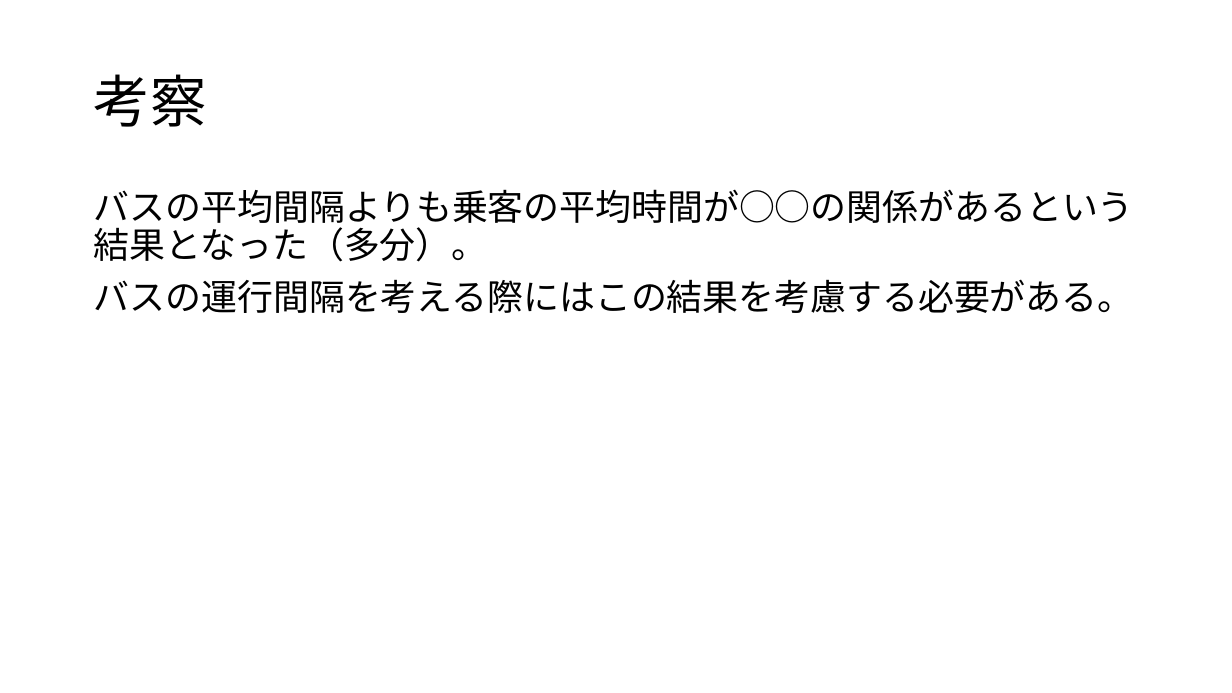
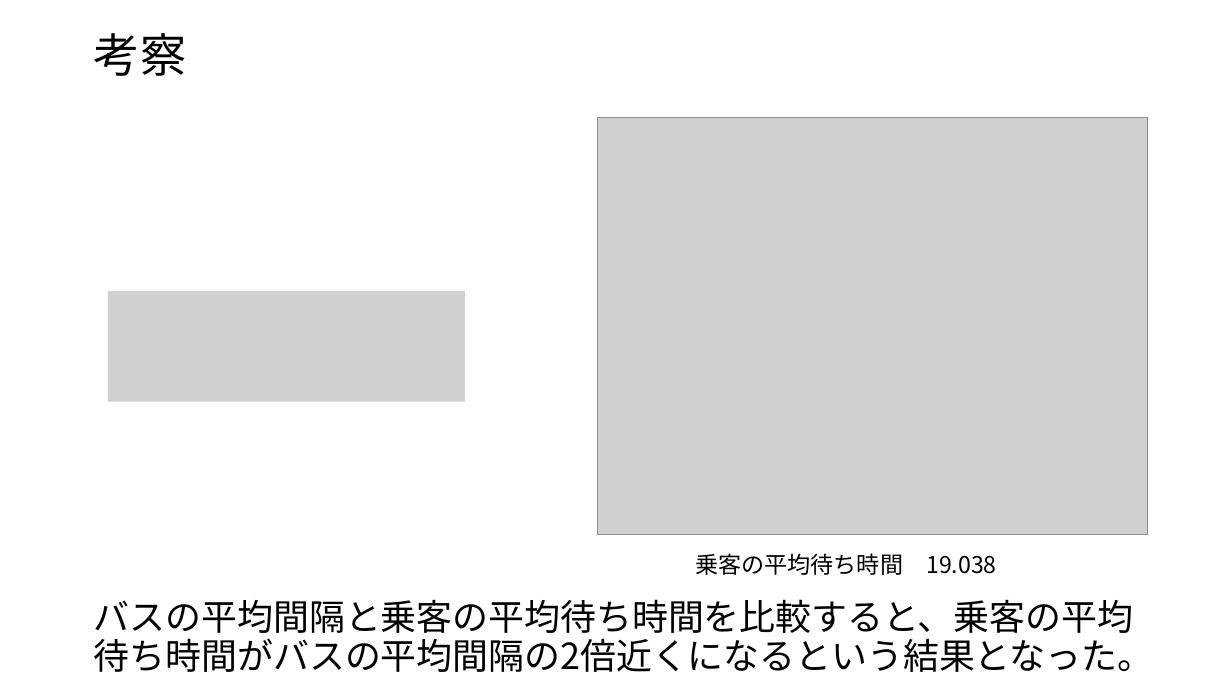
Before and after one commit to kamase14/jikken_2, a slide deck: slide 12 of slide.pptx (slide 8 before the commit). Drawn at 1232x693 pixels with LibreOffice and Linux fonts; fonts in the diff are those of the drawing; grey boxes stand for pictures. Boxes give left, top, right and bottom in pixels: in the first picture for what was removed or moved away, otherwise in the second. Text is boxed around its words. In the diff, an @@ line names an element or a change of style, - is before the commit and + after.

```diff
--- a/slide.pptx
+++ b/slide.pptx
@@ title "考察": place and size @@
-title "考察" at box(94, 74, 207, 127)
+title "考察" at box(94, 33, 186, 76)
@@ title "考察" at box(94, 33, 186, 76): size 44 to 36 pt @@
@@ picture added at box(597, 117, 1147, 535) @@
@@ picture added at box(108, 291, 465, 402) @@
@@ text added at box(695, 553, 996, 575), 18 pt, text #000000 @@
+乗客の平均待ち時間 19.038
@@ text at box(94, 599, 1153, 672): text changed @@
-バスの平均間隔よりも乗客の平均時間が○○の関係があるという結果となった（多分）。
-バスの運行間隔を考える際にはこの結果を考慮する必要がある。
+バスの平均間隔と乗客の平均待ち時間を比較すると、乗客の平均待ち時間がバスの平均間隔の2倍近くになるという結果となった。
```
Also in this commit, not shown: 3 other slides changed, 8 slides added, 4 slides removed.
